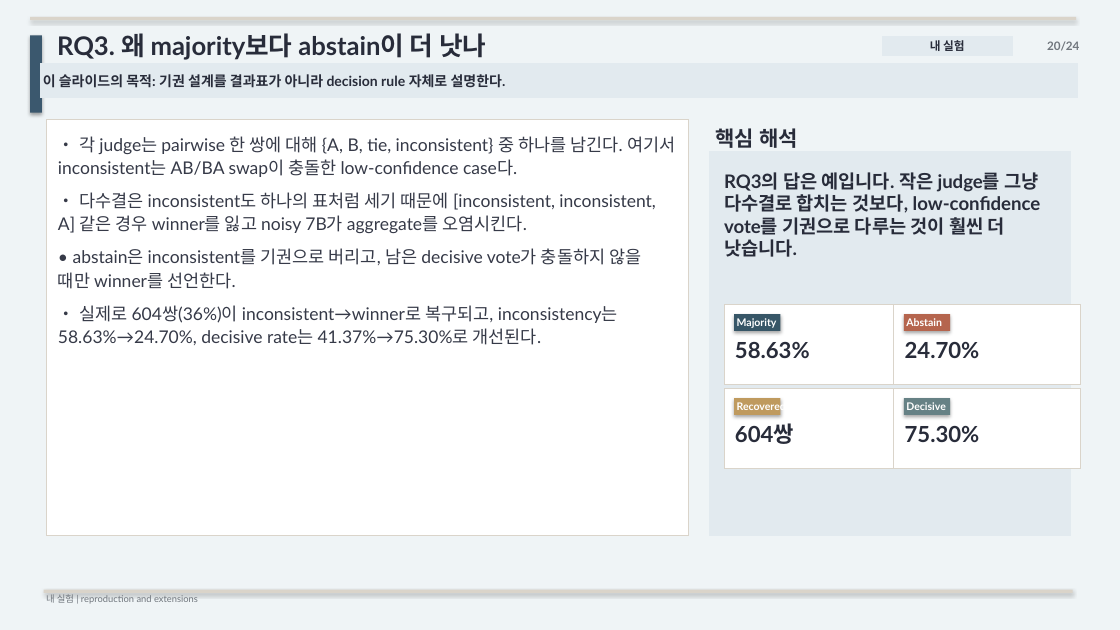
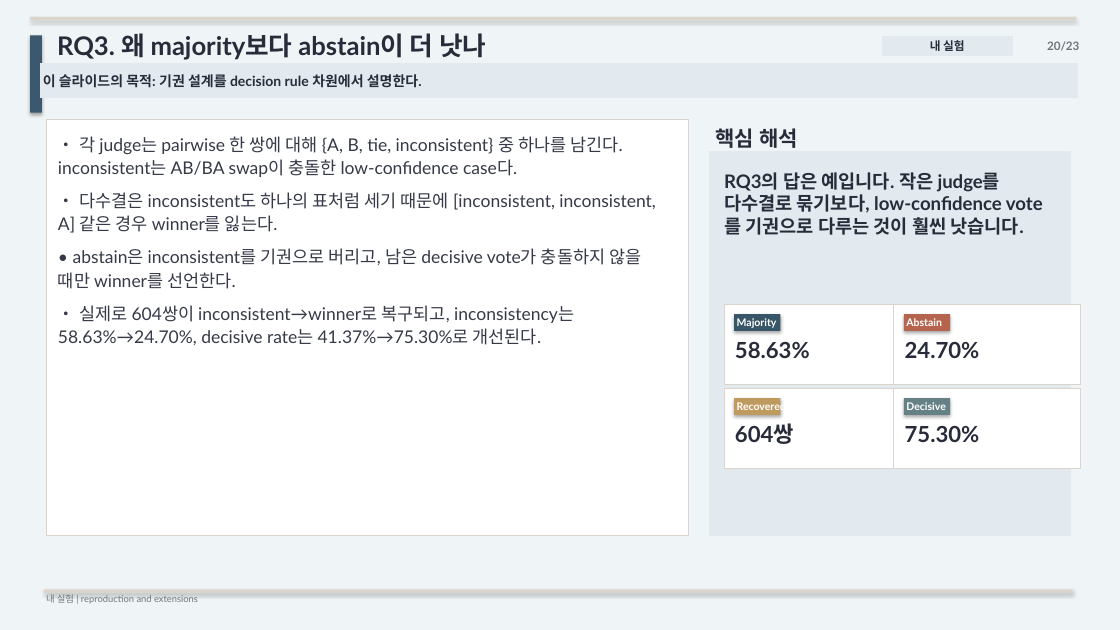
Before and after one commit to kook222/mt_bench_repro, a slide deck: slide 20 of presentation/mt_bench_paper_study.pptx. Drawn at 1120x630 pixels with LibreOffice and Linux fonts; fonts in the diff are those of the drawing. Boxes give left, top, right and bottom in pixels: in the first picture for what was removed or moved away, otherwise in the second. Text is boxed around its words. In the diff, an @@ line names an element or a change of style, - is before the commit and + after.

```diff
--- a/presentation/mt_bench_paper_study.pptx
+++ b/presentation/mt_bench_paper_study.pptx
@@ text at [1047, 41, 1079, 51]: text changed @@
-20/24
+20/23
@@ text in rectangle at [43, 74, 422, 88]: text changed @@
-이 슬라이드의 목적: 기권 설계를 결과표가 아니라 decision rule 자체로 설명한다.
+이 슬라이드의 목적: 기권 설계를 decision rule 차원에서 설명한다.
@@ text in rectangle at [58, 136, 655, 233]: text changed @@
-• 각 judge는 pairwise 한 쌍에 대해 {A, B, tie, inconsistent} 중 하나를 남긴다. 여기서 inconsistent는 AB/BA swap이 충돌한 low-confidence case다.
-• 다수결은 inconsistent도 하나의 표처럼 세기 때문에 [inconsistent, inconsistent, A] 같은 경우 winner를 잃고 noisy 7B가 aggregate를 오염시킨다.
+• 각 judge는 pairwise 한 쌍에 대해 {A, B, tie, inconsistent} 중 하나를 남긴다. inconsistent는 AB/BA swap이 충돌한 low-confidence case다.
+• 다수결은 inconsistent도 하나의 표처럼 세기 때문에 [inconsistent, inconsistent, A] 같은 경우 winner를 잃는다.
@@ text at [724, 172, 1024, 235]: text changed @@
-RQ3의 답은 예입니다. 작은 judge를 그냥 다수결로 합치는 것보다, low-confidence vote를 기권으로 다루는 것이 훨씬 더 낫습니다.
+RQ3의 답은 예입니다. 작은 judge를 다수결로 묶기보다, low-confidence vote를 기권으로 다루는 것이 훨씬 낫습니다.
@@ text in rectangle at [58, 305, 574, 345]: text changed @@
-• 실제로 604쌍(36%)이 inconsistent→winner로 복구되고, inconsistency는 58.63%→24.70%, decisive rate는 41.37%→75.30%로 개선된다.
+• 실제로 604쌍이 inconsistent→winner로 복구되고, inconsistency는 58.63%→24.70%, decisive rate는 41.37%→75.30%로 개선된다.
```
Also in this commit, not shown: 21 other slides changed, 1 slide added, 2 slides removed, 3 other files.
